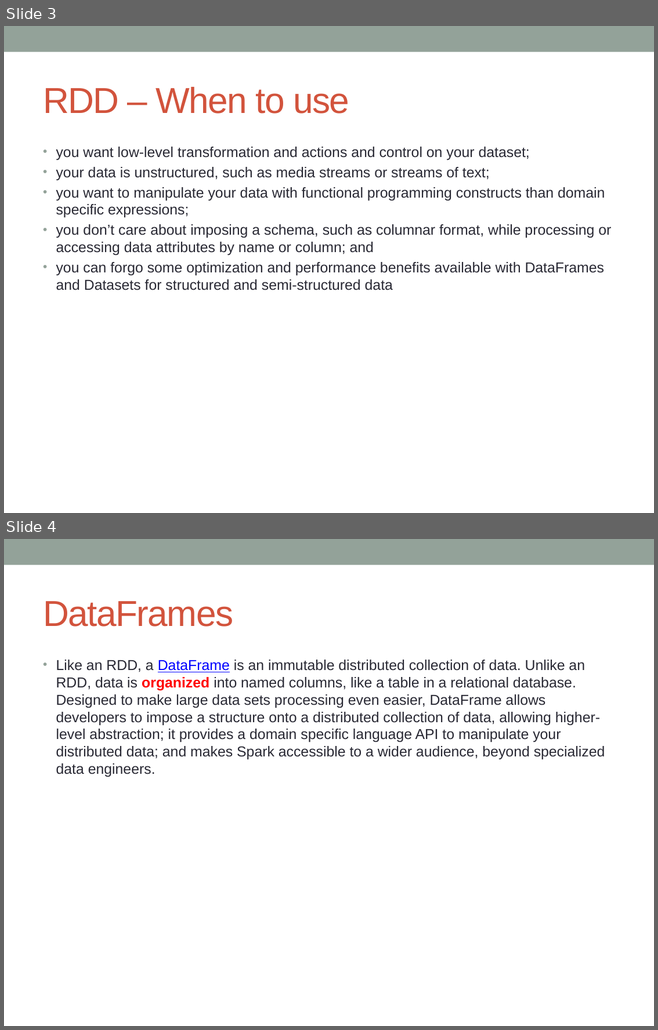
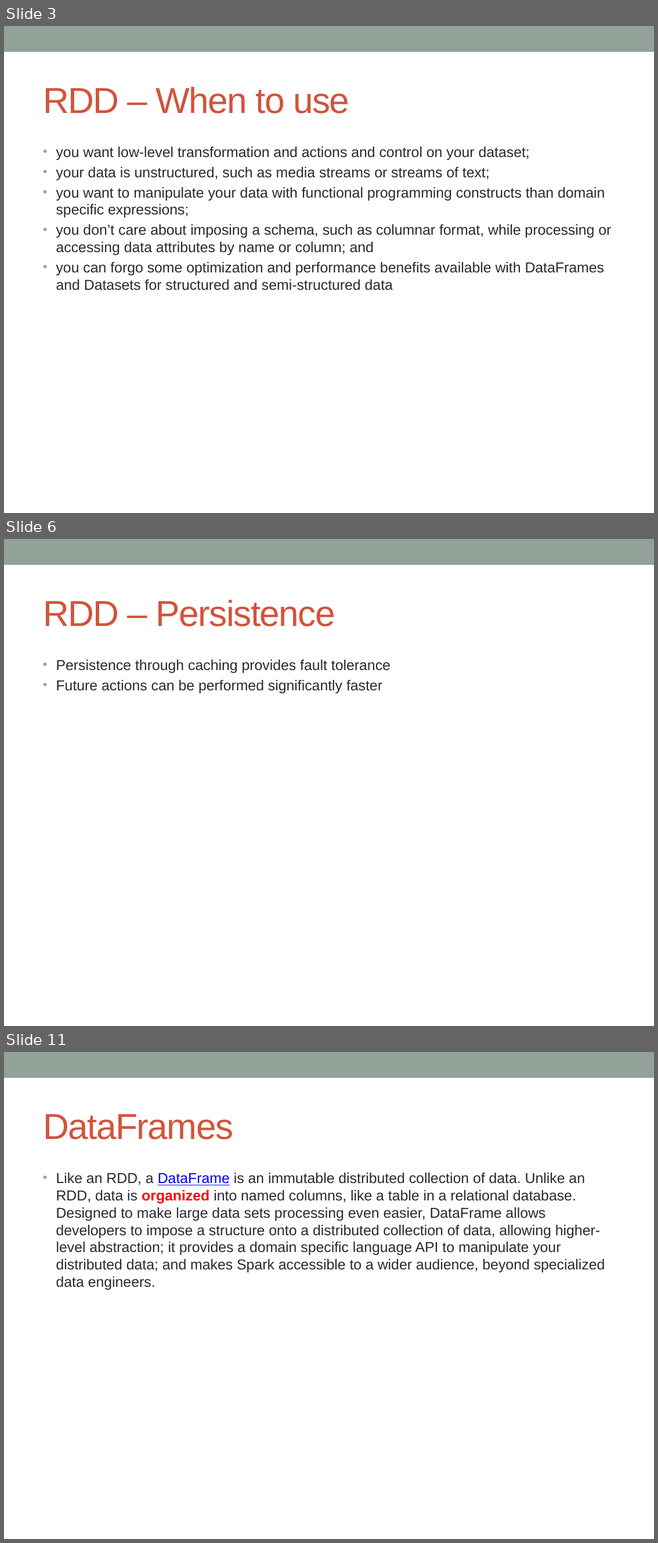
Before and after one commit to notionquest/ProjectDocumentation, a slide deck: Spark.pptx. Shown one above the other, each under a label of ours: slides 3 and 4 before the commit, slides 3, 6 and 11 after it; the slides between them are not shown. The pictures are 658x1030 and 658x1543 pixels, drawn with LibreOffice and Linux fonts; fonts in the diff are those of the drawing. Boxes give left, top, right and bottom in pixels: in the first picture for what was removed or moved away, otherwise in the second. Text is boxed around its words. In the diff, an @@ line names an element or a change of style, - is before the commit and + after.

```diff
--- a/Spark.pptx
+++ b/Spark.pptx
@@ slide 6 added at box(4, 539, 654, 1026), background #FFFFFF; not listed: 1 template element that a slide beside it also shows @@
@@ title added at box(43, 600, 335, 627), 40 pt, text #D2533C @@
+RDD – Persistence
@@ text added at box(56, 660, 390, 693), 16 pt, text #292934 @@
+• Persistence through caching provides fault tolerance
+• Future actions can be performed significantly faster
@@ what was slide 4 is now slide 11 @@
```
Also in this commit, not shown: 1 slide changed, 7 other slides added.
